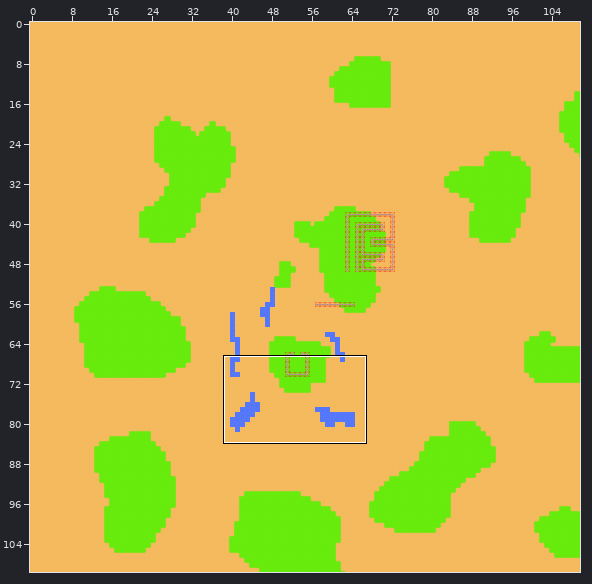
Tiled map, stored at assets/testmap.tmx. Above: a wide view before the commit, with the close-up outlined.
Close-up. Before the commit:
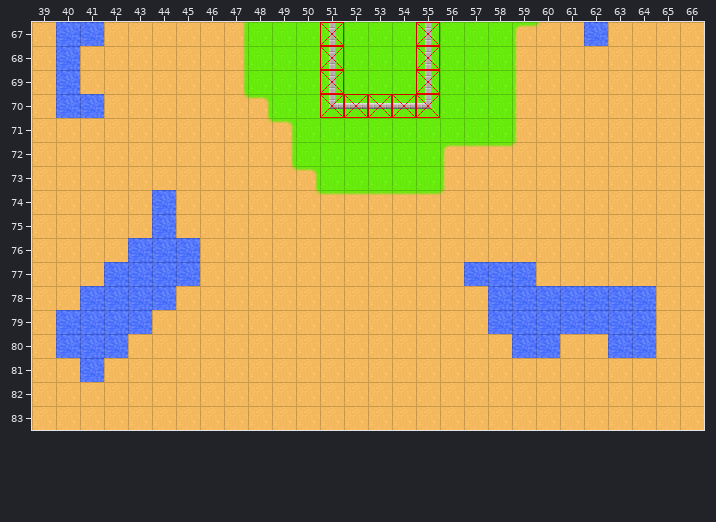
Cells are 32x32 px. Shown: x 39..66, y 67..83. The commit also changed other parts of the map, which this record leaves out.
After the commit:
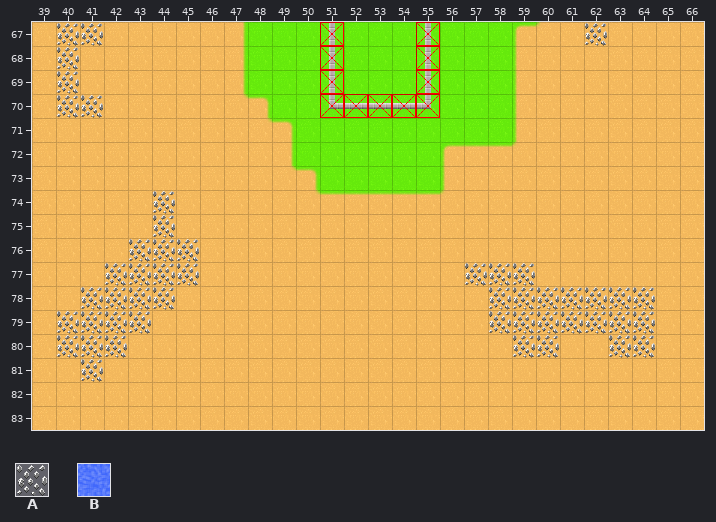
Key: from "tileset": A 58, B 81.
_ is an empty cell.
Difference:
Layer "Resource":
Tile A replaces tile B in row 67 at x 40 to 41 and 62; in rows 68 to 69 at x 40; in row 70 at x 40 to 41; in rows 74 to 75 at x 44; in row 76 at x 43 to 45; in row 77 at x 42 to 45 and 57 to 59.
Tile A replaces tile B in row 78 at x 41 to 44 and 58 to 64; in row 79 at x 40 to 43 and 58 to 64; in row 80 at x 40 to 42, 59 to 60 and 63 to 64; in row 81 at x 41.
